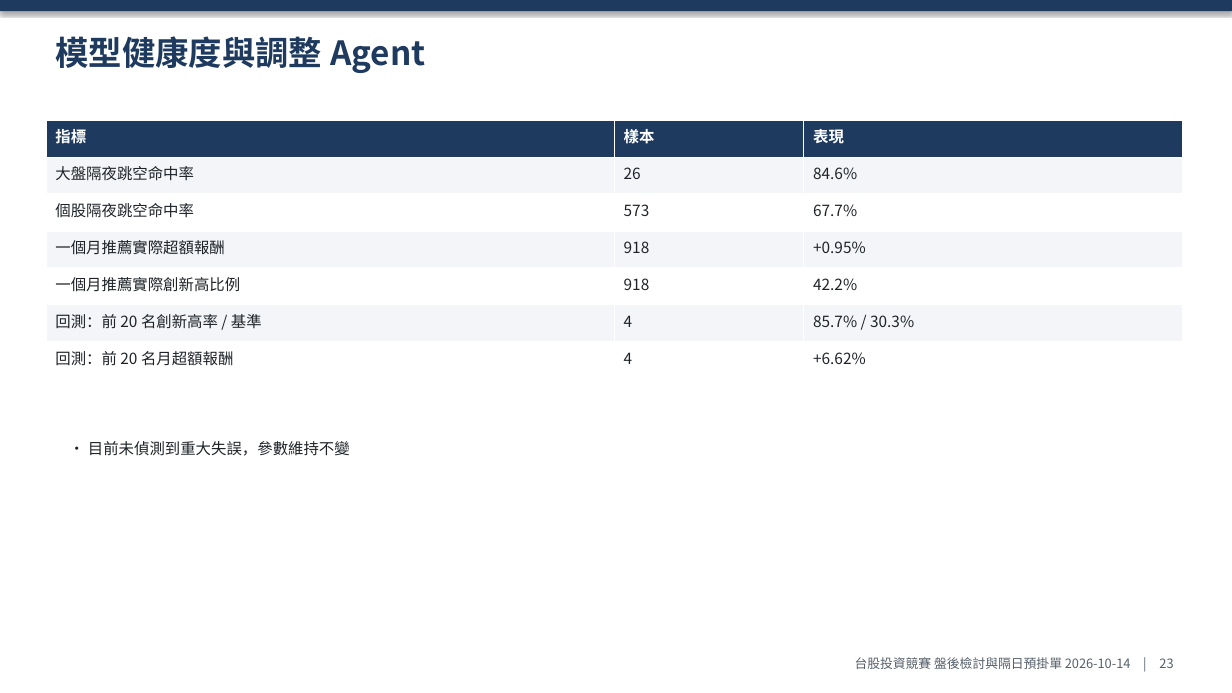
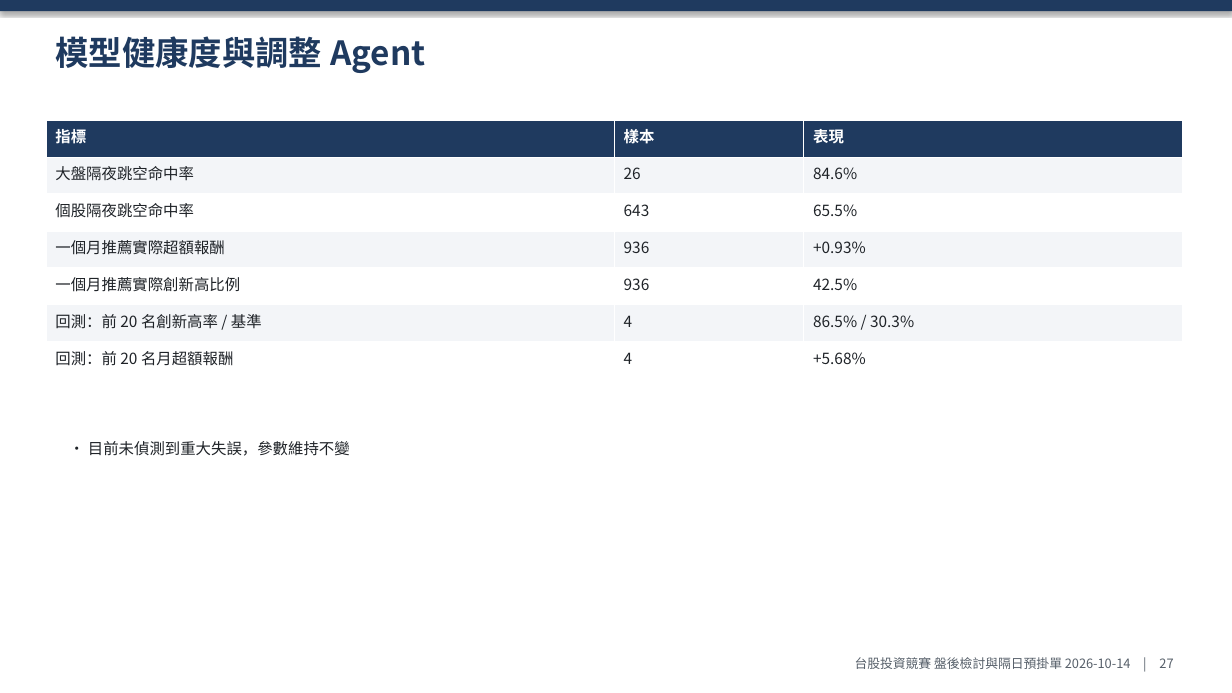
Before and after one commit to ZHANGFU-XIANG/xq, a slide deck: slide 27 of reports/2026-10/2026-10-14_盤後檢討與隔日預掛單.pptx (slide 23 before the commit). Drawn at 1232x693 pixels with LibreOffice and Linux fonts; fonts in the diff are those of the drawing. Boxes give left, top, right and bottom in pixels: in the first picture for what was removed or moved away, otherwise in the second. Text is boxed around its words. In the diff, an @@ line names an element or a change of style, - is before the commit and + after.

```diff
--- a/reports/2026-10/2026-10-14_盤後檢討與隔日預掛單.pptx
+++ b/reports/2026-10/2026-10-14_盤後檢討與隔日預掛單.pptx
@@ table at <box>46,120,1183,379</box> @@
-row 3, column 2: 573
+row 3, column 2: 643
-row 3, column 3: 67.7%
+row 3, column 3: 65.5%
-row 4, column 2: 918
+row 4, column 2: 936
-row 4, column 3: +0.95%
+row 4, column 3: +0.93%
-row 5, column 2: 918
+row 5, column 2: 936
-row 5, column 3: 42.2%
+row 5, column 3: 42.5%
-row 6, column 3: 85.7% / 30.3%
+row 6, column 3: 86.5% / 30.3%
-row 7, column 3: +6.62%
+row 7, column 3: +5.68%
@@ text at <box>855,657,1173,669</box>: text changed @@
-台股投資競賽 盤後檢討與隔日預掛單 2026-10-14 | 23
+台股投資競賽 盤後檢討與隔日預掛單 2026-10-14 | 27
```
Also in this commit, not shown: 22 other slides changed, 4 slides added, 13 other files.
